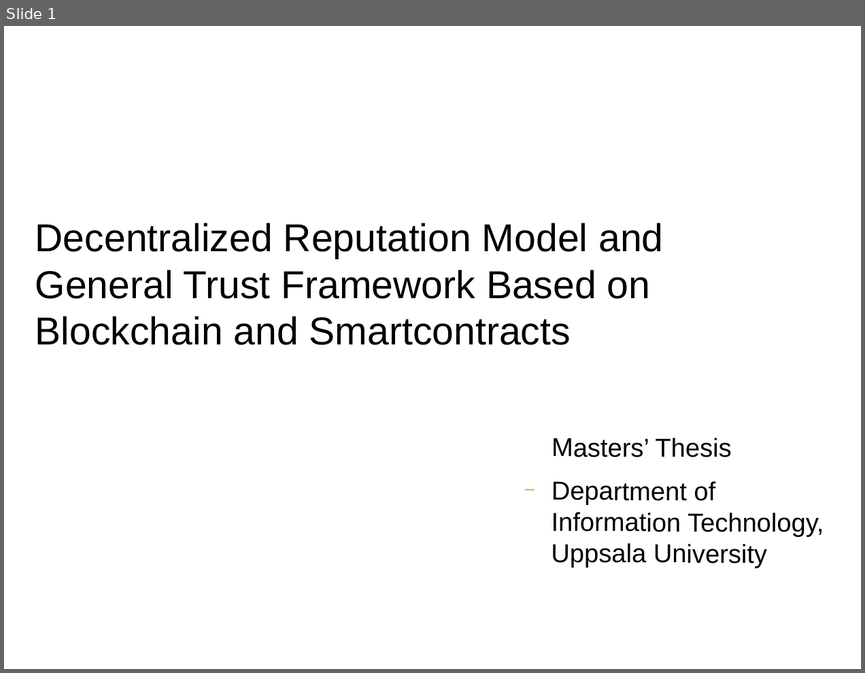
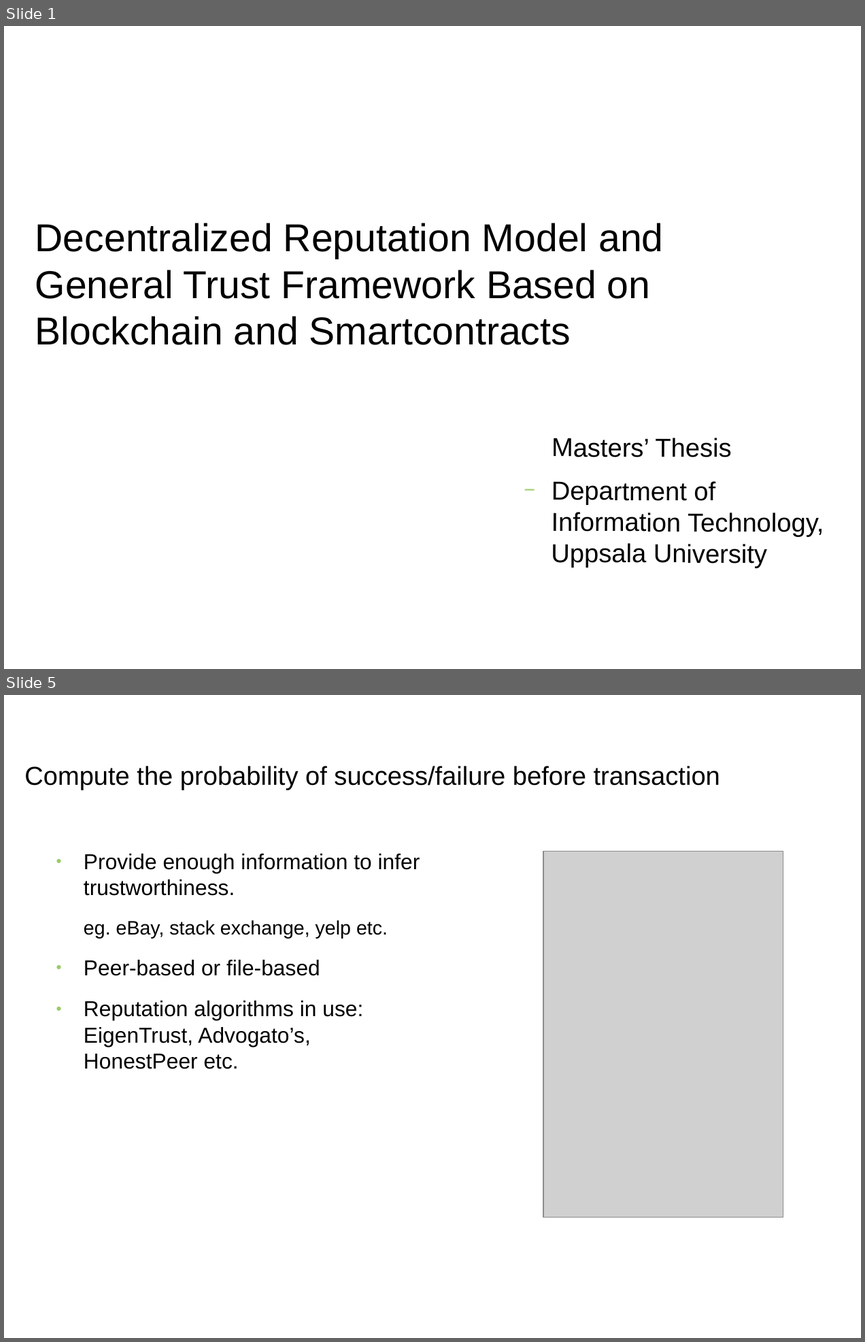
Before and after one commit to s2-t2/blockchain_reputation_system, a slide deck: documents/Presentation/Presentation.odp. Shown one above the other, each under a label of ours: slide 1 before the commit, slides 1 and 5 after it; the slides between them are not shown. The pictures are 865x673 and 865x1342 pixels, drawn with LibreOffice and Linux fonts; fonts in the diff are those of the drawing; grey boxes stand for pictures; background and template pictures are left out. Boxes give left, top, right and bottom in pixels: in the first picture for what was removed or moved away, otherwise in the second. Text is boxed around its words. In the diff, an @@ line names an element or a change of style, - is before the commit and + after.

```diff
--- a/documents/Presentation/Presentation.odp
+++ b/documents/Presentation/Presentation.odp
@@ slide 5 added at (4,695,861,1338), background picture (left out) @@
@@ title added at (24,766,720,790), 24 pt, text #000000 @@
+Compute the probability of success/failure before transaction
@@ text added at (84,853,420,1069), 20 pt, text #000000 @@
+● Provide enough information to infer trustworthiness.
+eg. eBay, stack exchange, yelp etc.
+● Peer-based or file-based
+● Reputation algorithms in use: EigenTrust, Advogato’s, HonestPeer etc.
@@ picture added at (544,851,783,1217) @@
```
Also in this commit, not shown: 12 slides changed, 6 other slides added, 8 slides removed, 4 other files.
